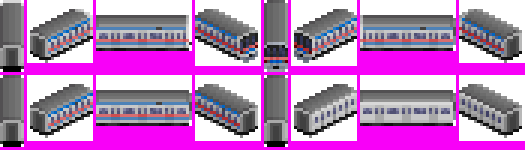
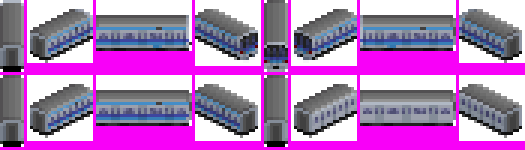
Revision of a layered 525×150 image; what changed, layer by layer:
hid "3400" over (x1=237, y1=30, x2=315, y2=57)
hid "keisei" over (x1=48, y1=18, x2=504, y2=129)
painted on "3", masked it over (x1=237, y1=30, x2=315, y2=63)
painted on "body" over (x1=0, y1=0, x2=522, y2=141)
